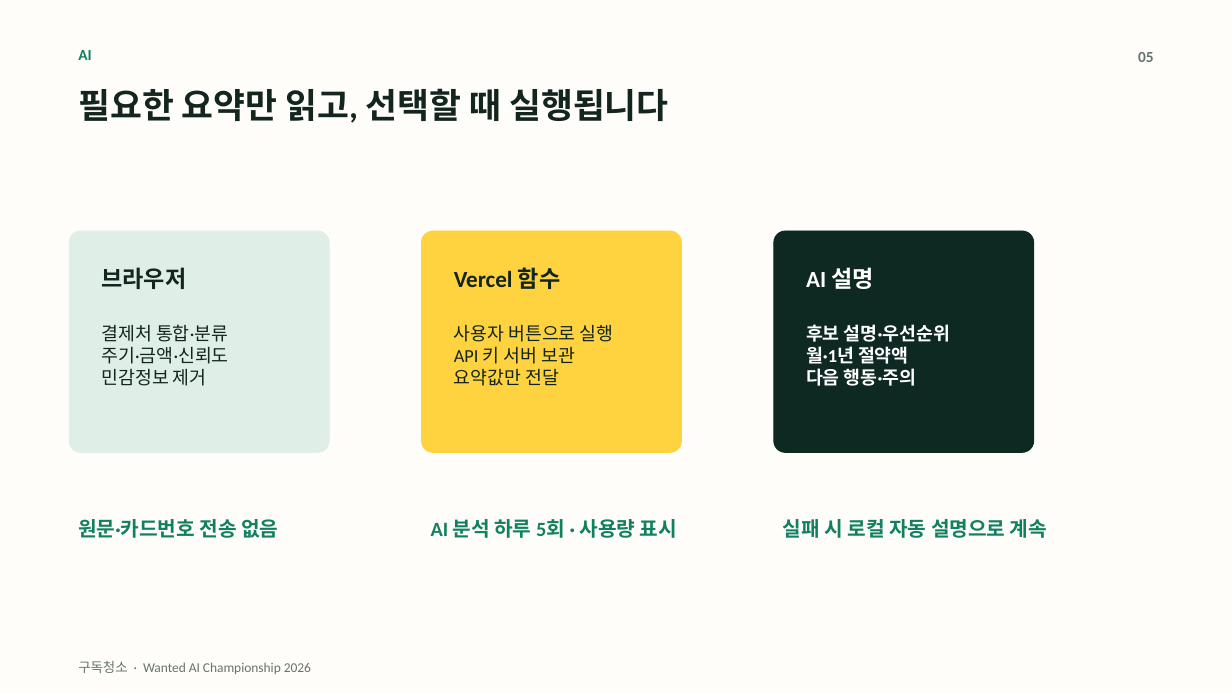
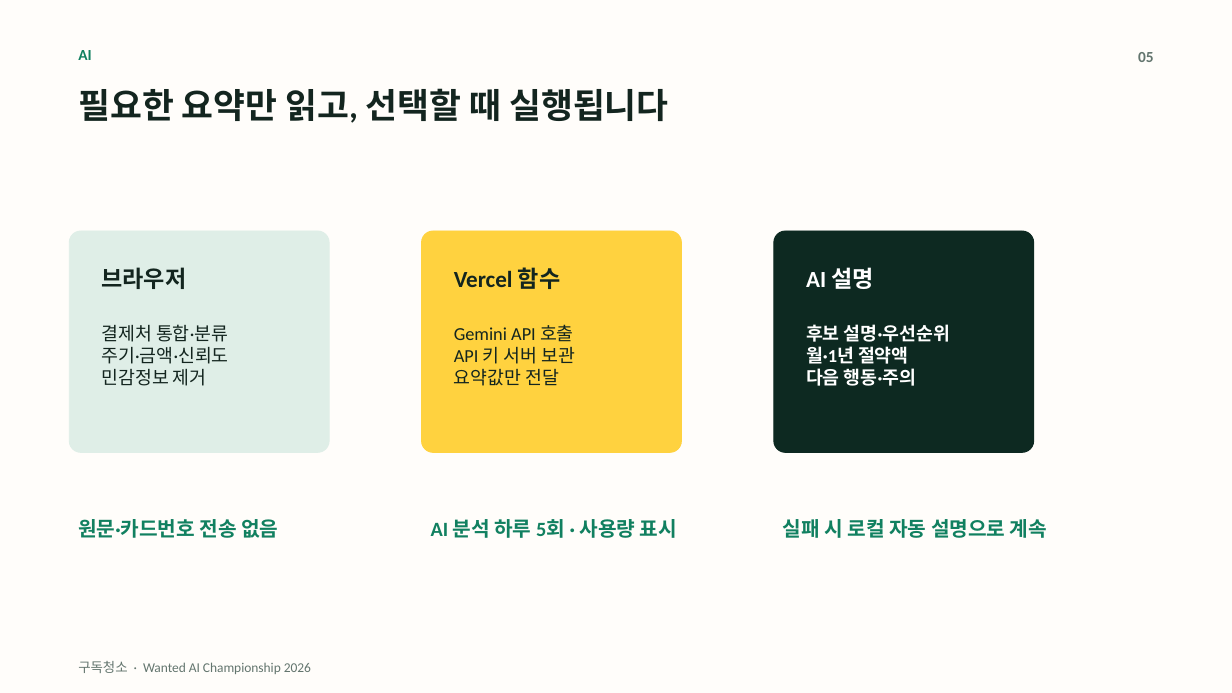
Before and after one commit to Ryui93/Subscription_Cleaning, a slide deck: slide 5 of deliverables/subscription-cleaning-wanted-ai-championship-2026.pptx. Drawn at 1232x693 pixels with LibreOffice and Linux fonts; fonts in the diff are those of the drawing. Boxes give left, top, right and bottom in pixels: in the first picture for what was removed or moved away, otherwise in the second. Text is boxed around its words. In the diff, an @@ line names an element or a change of style, - is before the commit and + after.

Commit message:
Switch AI insights to Gemini API

```diff
--- a/deliverables/subscription-cleaning-wanted-ai-championship-2026.pptx
+++ b/deliverables/subscription-cleaning-wanted-ai-championship-2026.pptx
@@ text at [454,324,574,342]: text changed @@
-사용자 버튼으로 실행
+Gemini API 호출
```
Also in this commit, not shown: 9 other files.
